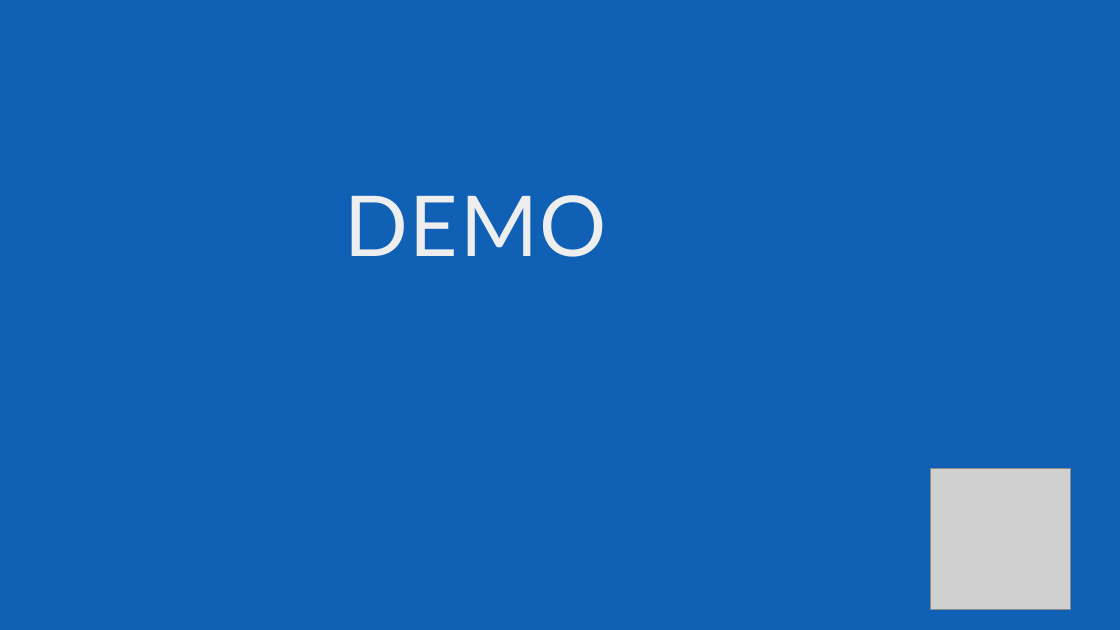
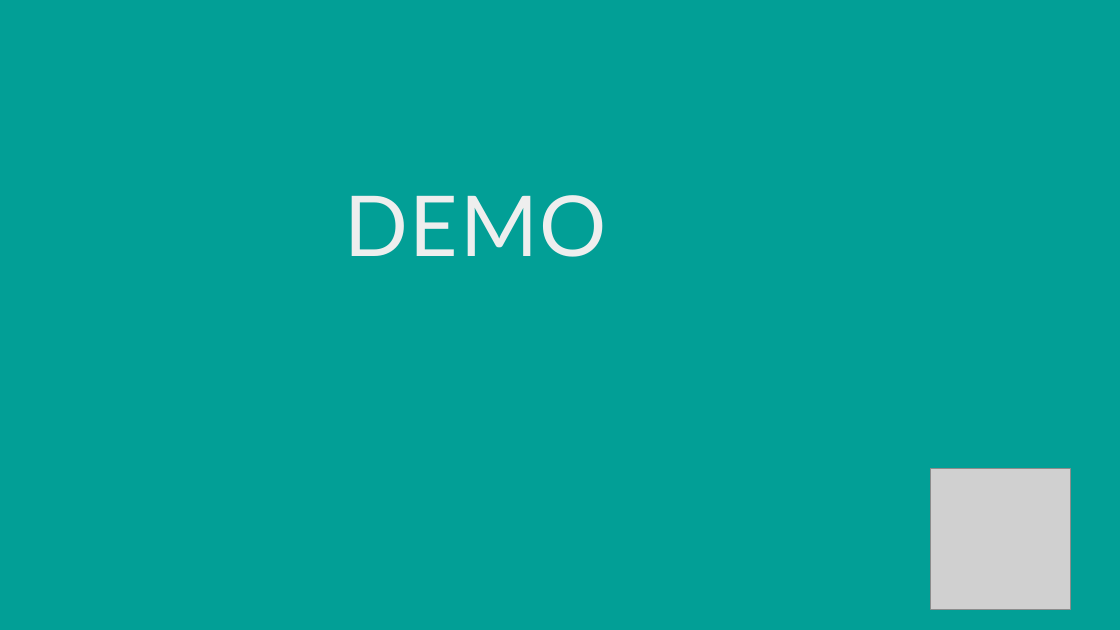
Before and after one commit to lillitaz/codennectApp, a slide deck: slide 6 of codennectPP.odp. Drawn at 1120x630 pixels with LibreOffice and Linux fonts; fonts in the diff are those of the drawing; grey boxes stand for pictures; background and template pictures are left out. Boxes give left, top, right and bottom in pixels: in the first picture for what was removed or moved away, otherwise in the second. Text is boxed around its words. In the diff, an @@ line names an element or a change of style, - is before the commit and + after.

```diff
--- a/codennectPP.odp
+++ b/codennectPP.odp
@@ background #1061B5 to #029F96 @@
```
Also in this commit, not shown: 5 other slides changed, 3 other files.
